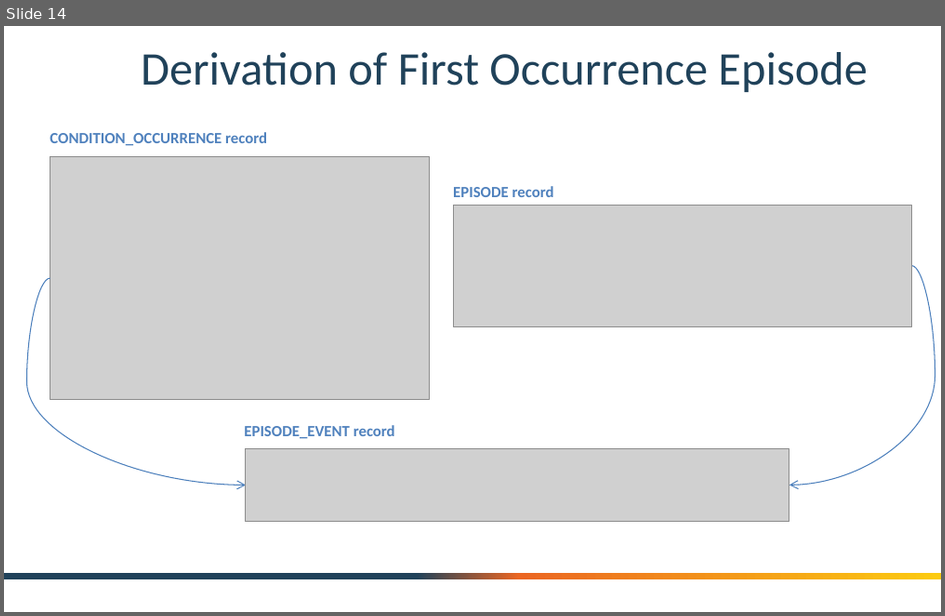
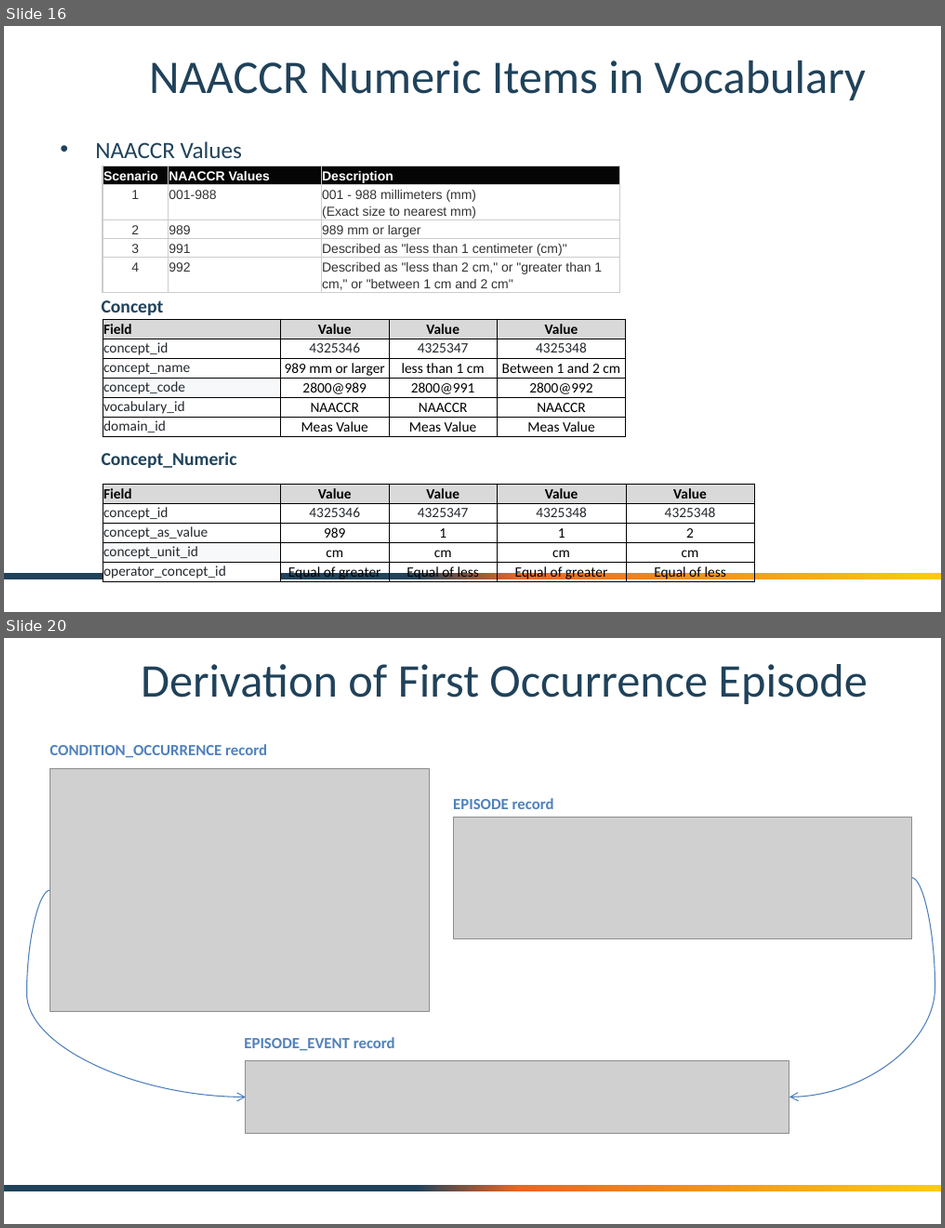
Before and after one commit to OHDSI/OncologyWG, a slide deck: documentation/OHDSI Oncology Module - Crosswal from Cancer Registry.pptx. Shown one above the other, each under a label of ours: slide 14 before the commit, slides 16 and 20 after it; the slides between them are not shown. The pictures are 945x616 and 945x1228 pixels, drawn with LibreOffice and Linux fonts; fonts in the diff are those of the drawing; grey boxes stand for pictures; background and template pictures are left out. Boxes give left, top, right and bottom in pixels: in the first picture for what was removed or moved away, otherwise in the second. Text is boxed around its words. In the diff, an @@ line names an element or a change of style, - is before the commit and + after.

```diff
--- a/documentation/OHDSI Oncology Module - Crosswal from Cancer Registry.pptx
+++ b/documentation/OHDSI Oncology Module - Crosswal from Cancer Registry.pptx
@@ slide 16 added at bbox=[4, 26, 941, 612], background #FFFFFF; not listed: 1 template element that a slide beside it also shows @@
@@ title added at bbox=[149, 60, 866, 100], 36 pt, text #20425A @@
+NAACCR Numeric Items in Vocabulary
@@ text added at bbox=[95, 141, 242, 468], 14 pt, text #20425A, bold @@
+• NAACCR Values
+  Concept
+  Concept_Numeric
@@ table added at bbox=[103, 166, 621, 301], 5 rows, 3 columns @@
+Scenario | NAACCR Values | Description
+1 | 001-988 | 001 - 988 millimeters (mm) (Exact size to nearest mm)
+2 | 989 | 989 mm or larger
+3 | 991 | Described as "less than 1 centimeter (cm)"
+4 | 992 | Described as "less than 2 cm," or "greater than 1 cm," or "between 1 cm and 2 cm"
@@ table added at bbox=[103, 318, 624, 436], 6 rows, 4 columns @@
+Field | Value | Value | Value
+concept_id | 4325346 | 4325347 | 4325348
+concept_name | 989 mm or larger | less than 1 cm | Between 1 and 2 cm
+concept_code | 2800@989 | 2800@991 | 2800@992
+vocabulary_id | NAACCR | NAACCR | NAACCR
+domain_id | Meas Value | Meas Value | Meas Value
@@ table added at bbox=[103, 484, 755, 585], 5 rows, 5 columns @@
+Field | Value | Value | Value | Value
+concept_id | 4325346 | 4325347 | 4325348 | 4325348
+concept_as_value | 989 | 1 | 1 | 2
+concept_unit_id | cm | cm | cm | cm
+operator_concept_id | Equal of greater | Equal of less | Equal of greater | Equal of less
@@ what was slide 14 is now slide 20 @@
```
Also in this commit, not shown: 10 slides changed, 7 other slides added.
